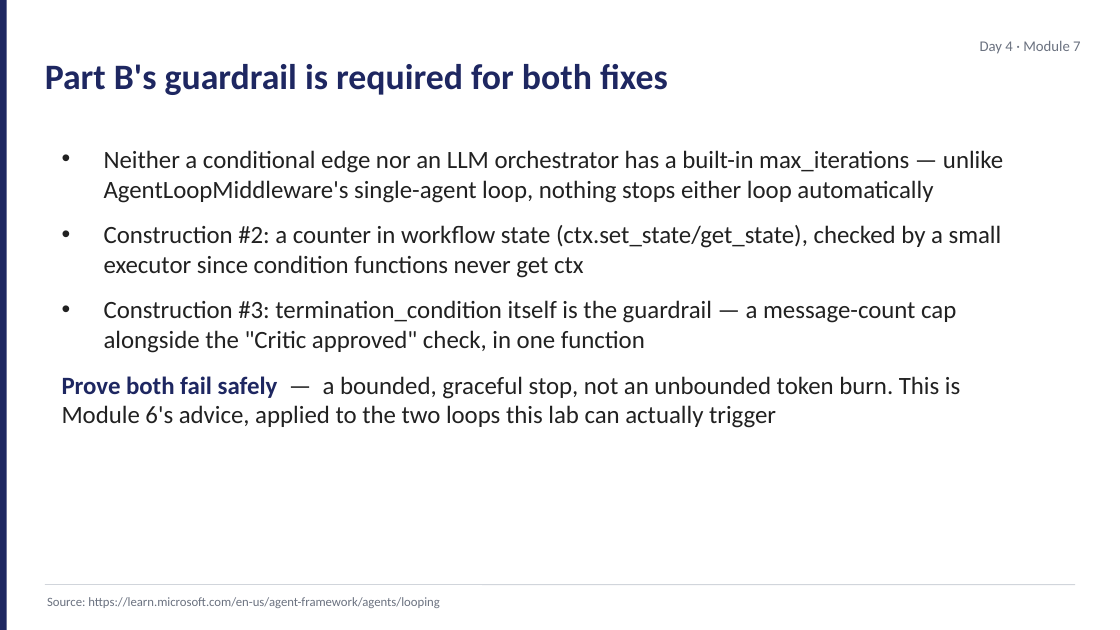
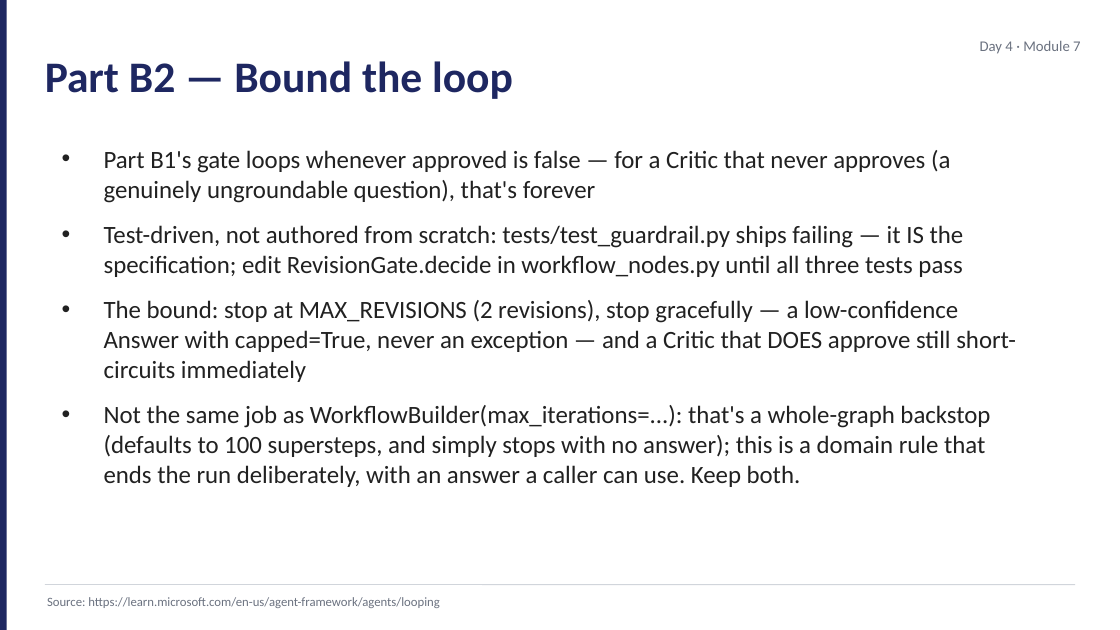
Before and after one commit to JimPiquant/Building-AI-Apps-and-Agents, a slide deck: slide 6 of decks/day4/module-7-lab-kickoff.pptx. Drawn at 1120x630 pixels with LibreOffice and Linux fonts; fonts in the diff are those of the drawing. Boxes give left, top, right and bottom in pixels: in the first picture for what was removed or moved away, otherwise in the second. Text is boxed around its words. In the diff, an @@ line names an element or a change of style, - is before the commit and + after.

```diff
--- a/decks/day4/module-7-lab-kickoff.pptx
+++ b/decks/day4/module-7-lab-kickoff.pptx
@@ text at (45, 61, 513, 99): text changed; size 23 to 28 pt @@
-Part B's guardrail is required for both fixes
+Part B2 — Bound the loop
@@ text at (104, 150, 1016, 487): text changed @@
-• Neither a conditional edge nor an LLM orchestrator has a built-in max_iterations — unlike AgentLoopMiddleware's single-agent loop, nothing stops either loop automatically
-• Construction #2: a counter in workflow state (ctx.set_state/get_state), checked by a small executor since condition functions never get ctx
-• Construction #3: termination_condition itself is the guardrail — a message-count cap alongside the "Critic approved" check, in one function
-• Prove both fail safely — a bounded, graceful stop, not an unbounded token burn. This is Module 6's advice, applied to the two loops this lab can actually trigger
+• Part B1's gate loops whenever approved is false — for a Critic that never approves (a genuinely ungroundable question), that's forever
+• Test-driven, not authored from scratch: tests/test_guardrail.py ships failing — it IS the specification; edit RevisionGate.decide in workflow_nodes.py until all three tests pass
+• The bound: stop at MAX_REVISIONS (2 revisions), stop gracefully — a low-confidence Answer with capped=True, never an exception — and a Critic that DOES approve still short-circuits immediately
+• Not the same job as WorkflowBuilder(max_iterations=...): that's a whole-graph backstop (defaults to 100 supersteps, and simply stops with no answer); this is a domain rule that ends the run deliberately, with an answer a caller can use. Keep both.
```
Also in this commit, not shown: 11 other slides changed, 18 other files.
